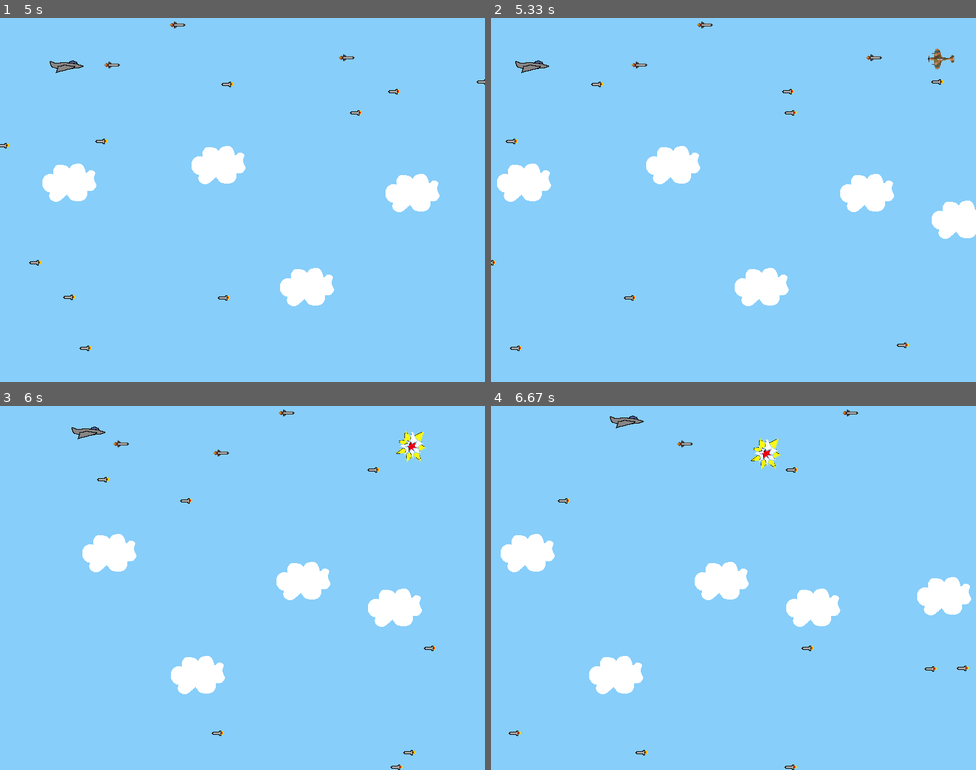
Above: before the commit, frames 1-4 (two rows, left to right).
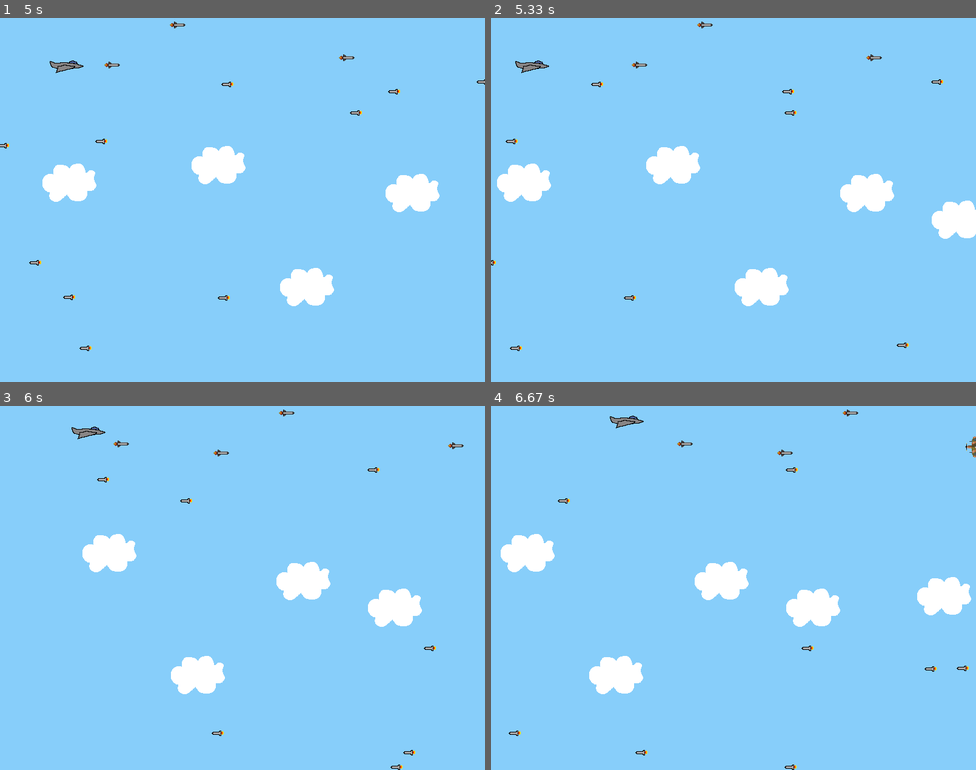
Above: after the commit, the same moments.

Repository: EliasSage/Project-PyGame
Game: pygame game, started from py_tut_with_images.py
Two runs of this game, one before a commit and one after it. Both use one fixed random seed, a clock stepped at 60 frames per second and the inputs below.
Inputs:
- Up to frame 1 (5 s): hold Right 0.33-0.8 s; hold Up 0.83-1.13 s; hold Right 1.17-1.63 s; hold Left 1.67-2.2 s; hold Down 2.23-2.53 s; tap Space at 2.57, 2.97, 3.27, 3.4, 3.8, 4.1, 4.47, 4.87 s; hold Left 2.9-3.3 s; hold Up 3.33-3.7 s; hold Right 3.73-4.37 s; hold Down 4.4-4.77 s; hold Left from 4.8 s (still down)
- Up to frame 2 (5.33 s): tap Space at 5.17 s; release Left at 5.27 s; hold Right from 5.3 s (still down)
- Up to frame 3 (6 s): tap Space at 5.37, 5.67, 5.87 s; release Right at 5.77 s; hold Up from 5.8 s (still down)
- Up to frame 4 (6.67 s): release Up at 6.1 s; hold Right 6.13-6.6 s; tap Space at 6.2, 6.5 s; hold Left from 6.63 s (still down)

Frame 1 is identical in both runs. In frame 2, 0.1% of the frame differs, in the area x 90-96%, y 8-15%; in frame 3, 0.3%; in frame 4, 0.3%, in the area x 53-100%, y 8-18%.

Commit message:
Fix gunner movement

Diff:
--- a/py_tut_with_images.py
+++ b/py_tut_with_images.py
@@ -185,9 +185,9 @@
 
     def update(self):
         # If Gunner should move up or not is changed when certain values are reached
-        if self.rect.bottom == SCREEN_HEIGHT:
+        if self.rect.bottom >= SCREEN_HEIGHT:
             self.move_up = True
-        if self.rect.top == 0:
+        if self.rect.top <= 0:
             self.move_up = False
 
         # Makes gunner fly in on screen
@@ -198,18 +198,6 @@
             self.rect.move_ip(0, round(-6 * step))
         else:
             self.rect.move_ip(0, round(6 * step))
-
-        # Keep gunner on the screen
-        if self.rect.left < 0:
-            self.rect.left = 0
-        elif self.rect.right > SCREEN_WIDTH:
-            self.rect.right = SCREEN_WIDTH
-        if self.rect.top <= 0:
-            self.rect.top = 0
-        elif self.rect.bottom >= SCREEN_HEIGHT:
-            self.rect.bottom = SCREEN_HEIGHT
-
-
 
 class Boss(pygame.sprite.Sprite):
     """ Extends pygame.sprite.Sprite class and handles aspects specific to Boss """
--- a/py_tutfinal.py
+++ /dev/null
@@ -1,144 +0,0 @@
-# Import the pygame module
-import pygame
-
-# Import random for random numbers
-import random
-
-# Import pygame.locals for easier access to key coordinates
-# Updated to conform to flake8 and black standards
-from pygame.locals import (
-    K_UP,
-    K_DOWN,
-    K_LEFT,
-    K_RIGHT,
-    K_ESCAPE,
-    KEYDOWN,
-    QUIT,
-)
-
-# Define constants for the screen width and height
-SCREEN_WIDTH = 800
-SCREEN_HEIGHT = 600
-
-
-# Define the Player object extending pygame.sprite.Sprite
-# The surface we draw on the screen is now a property of 'player'
-class Player(pygame.sprite.Sprite):
-    def __init__(self):
-        super(Player, self).__init__()
-        self.surf = pygame.Surface((75, 25))
-        self.surf.fill((255, 255, 255))
-        self.rect = self.surf.get_rect()
-
-    # Move the sprite based on keypresses
-    def update(self, pressed_keys):
-        if pressed_keys[K_UP]:
-            self.rect.move_ip(0, -5)
-        if pressed_keys[K_DOWN]:
-            self.rect.move_ip(0, 5)
-        if pressed_keys[K_LEFT]:
-            self.rect.move_ip(-5, 0)
-        if pressed_keys[K_RIGHT]:
-            self.rect.move_ip(5, 0)
-
-        # Keep player on the screen
-        if self.rect.left < 0:
-            self.rect.left = 0
-        elif self.rect.right > SCREEN_WIDTH:
-            self.rect.right = SCREEN_WIDTH
-        if self.rect.top <= 0:
-            self.rect.top = 0
-        elif self.rect.bottom >= SCREEN_HEIGHT:
-            self.rect.bottom = SCREEN_HEIGHT
-
-
-# Define the enemy object extending pygame.sprite.Sprite
-# The surface we draw on the screen is now a property of 'enemy'
-class Enemy(pygame.sprite.Sprite):
-    def __init__(self):
-        super(Enemy, self).__init__()
-        self.surf = pygame.Surface((20, 10))
-        self.surf.fill((255, 255, 255))
-        self.rect = self.surf.get_rect(
-            center=(
-                random.randint(SCREEN_WIDTH + 20, SCREEN_WIDTH + 100),
-                random.randint(0, SCREEN_HEIGHT),
-            )
-        )
-        self.speed = random.randint(5, 20)
-
-    # Move the sprite based on speed
-    # Remove it when it passes the left edge of the screen
-    def update(self):
-        self.rect.move_ip(-self.speed, 0)
-        if self.rect.right < 0:
-            self.kill()
-
-
-# Initialize pygame
-pygame.init()
-
-# Create the screen object
-# The size is determined by the constant SCREEN_WIDTH and SCREEN_HEIGHT
-screen = pygame.display.set_mode((SCREEN_WIDTH, SCREEN_HEIGHT))
-
-# Create a custom event for adding a new enemy.
-ADDENEMY = pygame.USEREVENT + 1
-pygame.time.set_timer(ADDENEMY, 250)
-
-# Create our 'player'
-player = Player()
-
-# Create groups to hold enemy sprites, and every sprite
-# - enemies is used for collision detection and position updates
-# - all_sprites is used for rendering
-enemies = pygame.sprite.Group()
-all_sprites = pygame.sprite.Group()
-all_sprites.add(player)
-
-# Variable to keep our main loop running
-running = True
-
-# Our main loop
-while running:
-    # Look at every event in the queue
-    for event in pygame.event.get():
-        # Did the user hit a key?
-        if event.type == KEYDOWN:
-            # Was it the Escape key? If so, stop the loop
-            if event.key == K_ESCAPE:
-                running = False
-
-        # Did the user click the window close button? If so, stop the loop
-        elif event.type == QUIT:
-            running = False
-
-        # Should we add a new enemy?
-        elif event.type == ADDENEMY:
-            # Create the new enemy, and add it to our sprite groups
-            new_enemy = Enemy()
-            enemies.add(new_enemy)
-            all_sprites.add(new_enemy)
-
-    # Get the set of keys pressed and check for user input
-    pressed_keys = pygame.key.get_pressed()
-    player.update(pressed_keys)
-
-    # Update the position of our enemies
-    enemies.update()
-
-    # Fill the screen with black
-    screen.fill((0, 0, 0))
-
-    # Draw all our sprites
-    for entity in all_sprites:
-        screen.blit(entity.surf, entity.rect)
-
-    # Check if any enemies have collided with the player
-    if pygame.sprite.spritecollideany(player, enemies):
-        # If so, remove the player and stop the loop
-        player.kill()
-        running = False
-
-    # Flip everything to the display
-    pygame.display.flip()
--- a/pygame_simple.py
+++ /dev/null
@@ -1,30 +0,0 @@
-# Simple pygame program
-
-# Import and initialize the pygame library
-import pygame
-
-pygame.init()
-
-# Setup the window we'll use for drawing
-screen = pygame.display.set_mode([500, 500])
-
-# Run until the user asks us to quit
-running = True
-while running:
-
-    # Did the user click the window close button?
-    for event in pygame.event.get():
-        if event.type == pygame.QUIT:
-            running = False
-
-    # Fill the background with white
-    screen.fill((255, 255, 255))
-
-    # Draw a solid circle in the center
-    pygame.draw.circle(screen, (0, 0, 255), (250, 250), 75)
-
-    # Flip the display
-    pygame.display.flip()
-
-# We're done, so we can quit now.
-pygame.quit()
